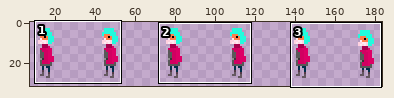
Two versions of one sprite sheet, assets/player_idle_left.png. The picture above shows the old version from afar; the outline marks the close-up.
Close-up. The starting point:
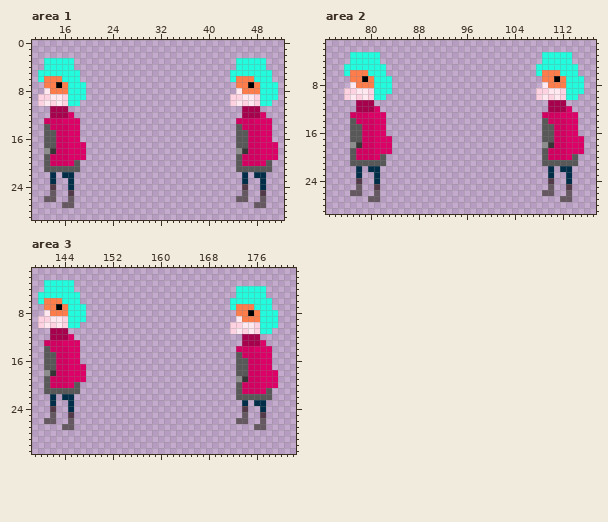
The file is 192x32 pixels. Shown: area 1: x 11..52, y 0..29; area 2: x 73..117, y 1..29; area 3: x 139..182, y 1..31. The old version is drawn lined up with the new one. The wide view leaves out empty margins.
After the commit:
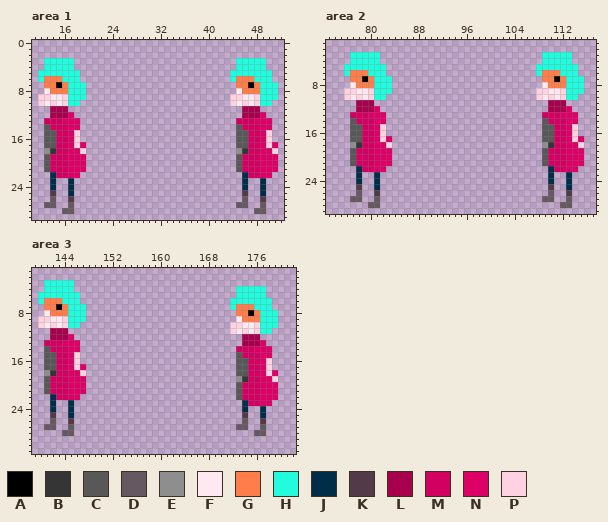
Palette (. is transparent): A #000000  B #353535  C #585858  D #655860  E #8e8e8e  F #ffe8f0  G #ff7d4b  H #22fbdd  J #002e49  K #533a48  L #a7004d  M #d10061  N #dd0066  P #ffd2e1
Difference:
drawings rearranged on the sheet (the old picture shows each at its new place)
Changed rows in their new state; - is an unchanged pixel.
Area 1:
first column x 13:
15 -----P-------------------------------P-
16 -----P-------------------------------P-
17 -----P-------------------------------P-
18 ------P-------------------------------P
20 -----NN------------------------------NN
21 -MMMNNN--------------------------MMMNNN
22 --MMNN----------------------------MMNN-
24 -J-------------------------------J-----
25 -K--J----------------------------K--J--
26 .---K---------------------------.---K--
27 DD-.----------------------------DD-.---
28 ---DD------------------------------DD--
Area 2:
first column x 77:
15 -----P-------------------------------P-
16 -----P-------------------------------P-
17 -----P-------------------------------P-
18 ------P-------------------------------P
20 -----NN------------------------------NN
21 -MMMNNN--------------------------MMMNNN
22 --MMNN----------------------------MMNN-
24 -J-------------------------------J-----
25 -K--J----------------------------K--J--
26 .---K---------------------------.---K--
27 DD-.----------------------------DD-.---
28 ---DD------------------------------DD--
Area 3:
first column x 141:
15 -----P---------------------------------
16 -----P-------------------------------P-
17 -----P-------------------------------P-
18 ------P------------------------------P-
19 --------------------------------------P
20 -----NN--------------------------------
21 -MMMNNN------------------------------NN
22 --MMNN---------------------------MMMNNN
23 ----------------------------------MMNN-
24 -J-------------------------------J-----
25 -K--J----------------------------K--J--
26 .---K---------------------------.---K--
27 DD-.----------------------------DD-.---
28 ---DD------------------------------DD--
Changed places in both close-ups, as pixel boxes (x1, y1, x2, y2):
changed: (44, 130, 86, 214)
changed: (236, 130, 278, 214)
changed: (350, 124, 392, 208)
changed: (542, 124, 584, 208)
changed: (44, 352, 86, 436)
changed: (236, 358, 278, 436)
